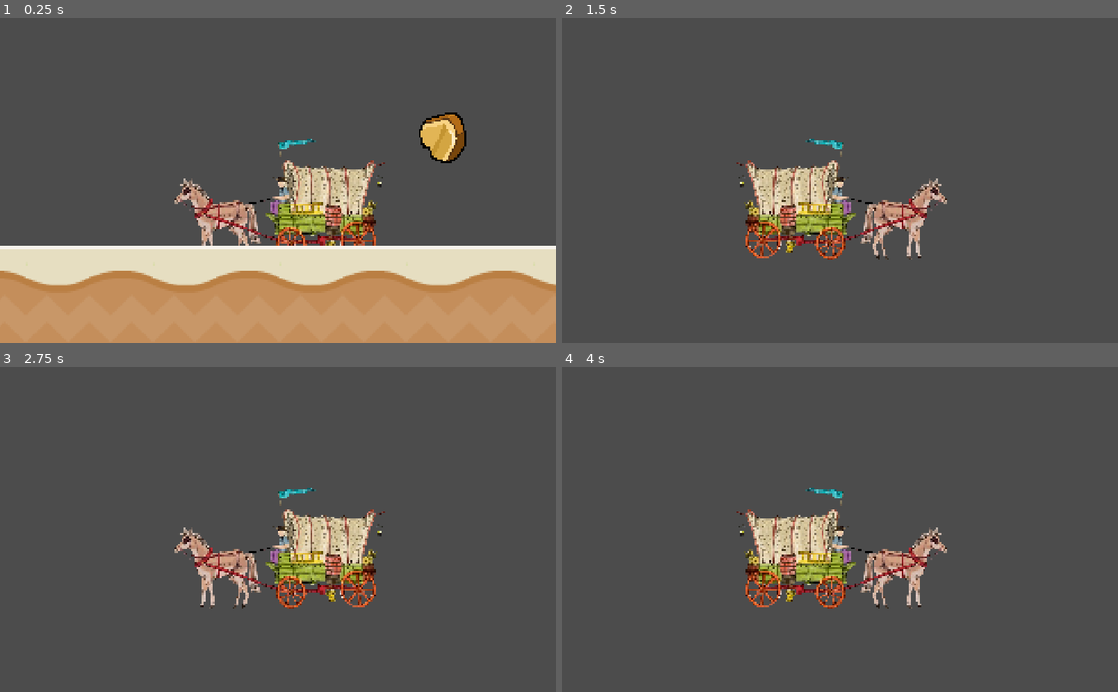
Above: before the commit, frames 1-4 (two rows, left to right).
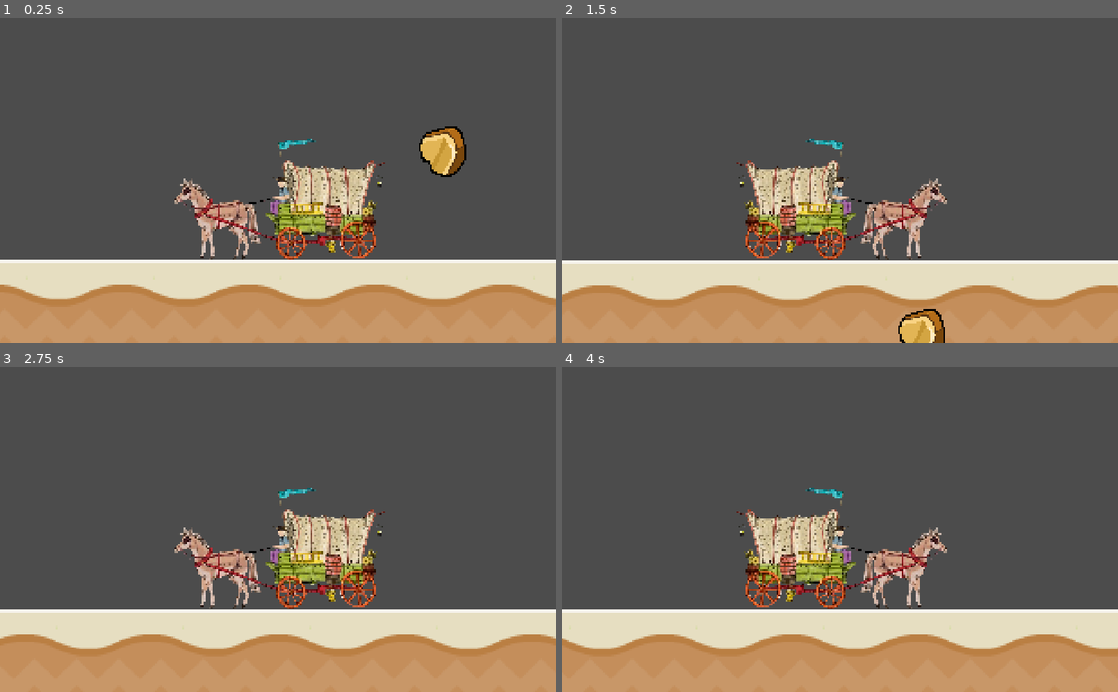
Above: after the commit, the same moments.

Repository: Asdaois/west-cow-builder
Game: Godot game, scene res://Main.tscn
Two runs of this game, one before a commit and one after it. Both use one fixed random seed, a clock stepped at 60 frames per second and the inputs below.
Inputs:
- Up to frame 1 (0.25 s): no input
- Up to frame 2 (1.5 s): hold Right (ui_right) from 0.53 s (still down)
- Up to frame 3 (2.75 s): release Right (ui_right) at 2.03 s; hold Left (ui_left) from 2.03 s (still down)
- Up to frame 4 (4 s): release Left (ui_left) at 2.78 s; hold Right (ui_right) from 2.78 s (still down)

The runs differ from the first frame. In frame 1, 11% of the frame differs, in the area x 0-100%, y 29-89%; in frame 2, 25%, in the area x 0-100%, y 74-100%; in frame 3, 25%; in frame 4, 25%.

Commit message:
Add editor control to Enemy properties

Diff:
--- a/game/Main.tscn
+++ b/game/Main.tscn
@@ -3,7 +3,6 @@
 [ext_resource path="res://player/Player.tscn" type="PackedScene" id=1]
 [ext_resource path="res://test/test-floor-generator/FloorGenerator.tscn" type="PackedScene" id=2]
 [ext_resource path="res://nugget/Nugget.tscn" type="PackedScene" id=3]
-
 
 [node name="Main" type="Node2D"]
 
--- a/game/enemy/Enemy.gd
+++ b/game/enemy/Enemy.gd
@@ -6,8 +6,10 @@
 # enums - constant
 
 # exports variables
-export var run_speed := 25
-export var gravity := 300
+export(float, 0, 200) var run_speed := 25
+export(float, 150, 450) var gravity := 300
+export(float, 1, 2) var recoy_in_x : float = 1.5
+export(float, 0, 120) var recoy_in_y : float  = 60
 # public - private variables
 var velocity := Vector2.ZERO
 var player : Player
@@ -16,11 +18,6 @@
 # on ready variables
 
 # built-in functions
-
-func _ready() -> void:
-	print("The initial value of velocity is {0}".format(velocity))
-	pass
-
 
 func _physics_process(delta: float) -> void:
 	_add_gravity(delta)
@@ -70,9 +67,9 @@
 
 # signals handlers
 func _attack_player():
-	velocity.y = -60 - rand_range(0, 60)
+	velocity.y = -60 - rand_range(0, recoy_in_y)
 	velocity.x += velocity.x / 4
-	velocity = velocity.bounce(collision.normal) * rand_range(1, 1.5)
+	velocity = velocity.bounce(collision.normal) * rand_range(1, recoy_in_x)
 	can_follow_player = false
 	# TODO: Do damage to player?
 	# variable player
--- a/game/enemy/Enemy.tscn
+++ b/game/enemy/Enemy.tscn
@@ -3,18 +3,19 @@
 [ext_resource path="res://enemy/sprites/Indian.png" type="Texture" id=1]
 [ext_resource path="res://enemy/Enemy.gd" type="Script" id=2]
 
-[sub_resource type="CircleShape2D" id=3]
+[sub_resource type="CircleShape2D" id=1]
 
 [sub_resource type="CircleShape2D" id=2]
 radius = 200.0
 
 [node name="Enemy" type="KinematicBody2D"]
 collision_layer = 4
-collision_mask = 3
+collision_mask = 11
 script = ExtResource( 2 )
 __meta__ = {
 "_edit_group_": true
 }
+run_speed = 43.819
 
 [node name="Indian" type="Sprite" parent="."]
 scale = Vector2( 0.3, 0.3 )
--- a/game/player/Player.tscn
+++ b/game/player/Player.tscn
@@ -46,7 +46,7 @@
 [node name="Player" type="KinematicBody2D" groups=[
 "player",
 ]]
-collision_mask = 6
+collision_mask = 14
 script = ExtResource( 1 )
 __meta__ = {
 "_edit_group_": true
--- a/game/test/test-enemy-chase-player/Test.tscn
+++ b/game/test/test-enemy-chase-player/Test.tscn
@@ -12,12 +12,10 @@
 
 [node name="Enemy" parent="." instance=ExtResource( 2 )]
 position = Vector2( 239.391, 494.648 )
-collision_mask = 11
-run_speed = 80
+run_speed = 132.222
 
 [node name="Player" parent="." instance=ExtResource( 3 )]
 position = Vector2( 721.492, 472.593 )
-collision_mask = 14
 
 [node name="Camera2D" type="Camera2D" parent="Player"]
 current = true
Not shown: 1 places in game/enemy/Enemy.tscn that only renumber resources
